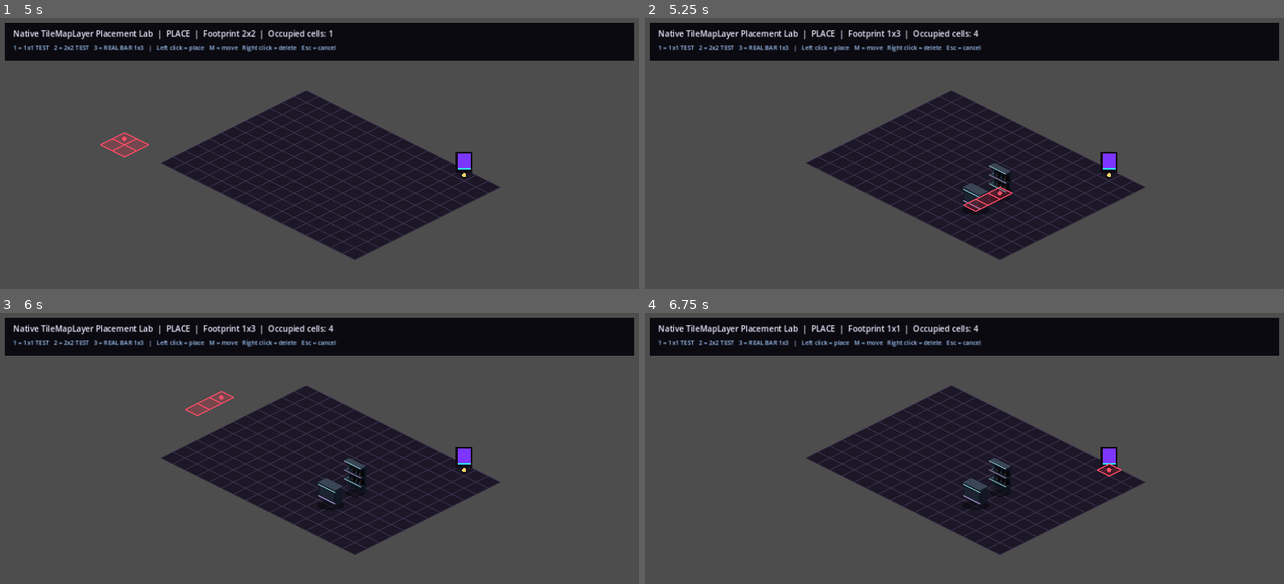
Above: before the commit, frames 1-4 (two rows, left to right).
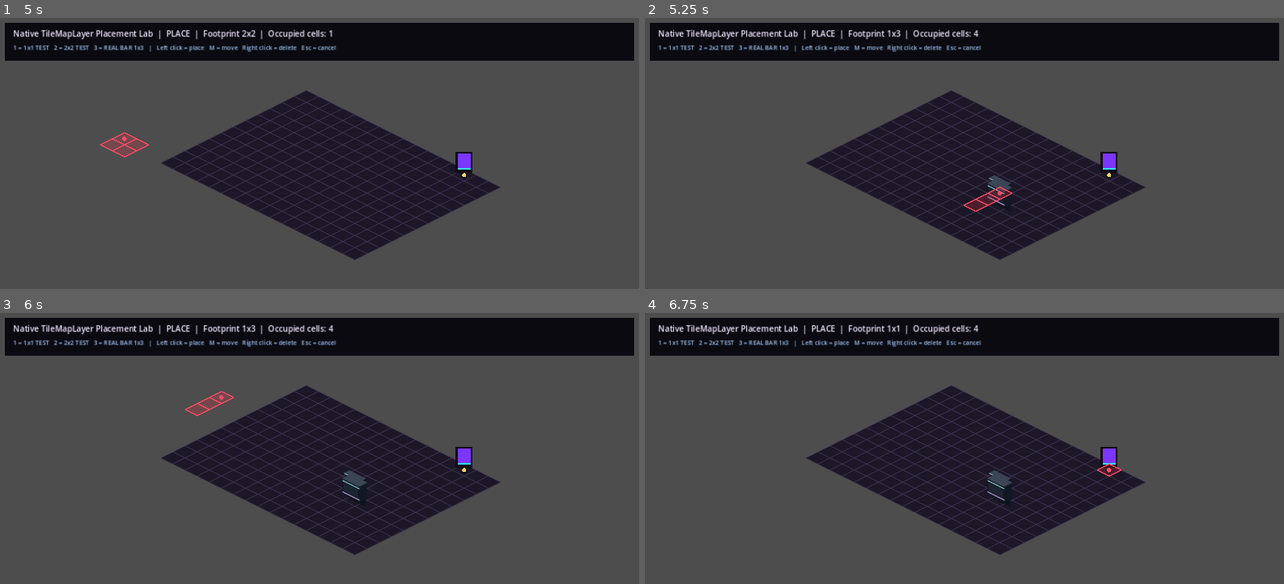
Above: after the commit, the same moments.

Repository: 22crob/Nightclub-City
Game: Godot game, scene res://scenes/testing/PlacementLab.tscn
Same seed, same stepped clock (60 frames per second), same inputs: the game is played once before the commit and once after it.
Inputs (mouse positions are in pixels of both pictures, inside the frame that each line leads up to):
- Up to frame 1 (5 s): tap Enter at 0.5, 2, 3.5 s; move the mouse to (460, 177) at 0.52 s; tap 1 at 0.6, 3.6 s; click (460, 177) at 0.67 s; tap Space at 1.25, 2.75, 4.25 s; move the mouse to (191, 213) at 1.27 s; tap 2 at 1.35, 4.35 s; click (191, 213) at 1.42 s; move the mouse to (383, 115) at 2.02 s; tap 3 at 2.1 s; click (383, 115) at 2.17 s; move the mouse to (287, 270) at 2.77 s; tap M at 2.85 s; click (287, 270) at 2.92 s; move the mouse to (511, 251) at 3.52 s; click (511, 251) at 3.67 s; move the mouse to (127, 142) at 4.27 s; click (127, 142) at 4.42 s
- Up to frame 2 (5.25 s): move the mouse to (996, 196) at 5.02 s; tap 3 at 5.1 s; click (996, 196) at 5.17 s
- Up to frame 3 (6 s): move the mouse to (223, 399) at 5.77 s; tap M at 5.85 s; click (223, 399) at 5.92 s
- Up to frame 4 (6.75 s): move the mouse to (1105, 472) at 6.52 s; tap 1 at 6.6 s; click (1105, 472) at 6.67 s

Frame 1 is identical in both runs. In frame 2, 0.4% of the frame differs, in the area x 49-58%, y 53-73%; in frame 3, 0.4%; in frame 4, 0.4%.
Error after the commit: Invalid assignment of property or key 'position' with value of type 'Vector2' on a base object of type 'null instance'. (res://scripts/bar01.gd:34)

Commit message:
Add explicit Bar01 visual ground anchors

Diff:
--- a/godot_v2/scripts/bar01.gd
+++ b/godot_v2/scripts/bar01.gd
@@ -1,3 +1,4 @@
+class_name Bar01
 extends FurnitureBase
 
 const BAR_TEXTURE: Texture2D = preload("res://assets/furniture/bar_module_01.png")
@@ -6,9 +7,14 @@
 
 @onready var shelf_sprite: Sprite2D = $ShelfSprite
 @onready var counter_sprite: Sprite2D = $CounterSprite
+@onready var shelf_ground_anchor: Marker2D = $ShelfGroundAnchor
+@onready var bartender_row_marker: Marker2D = $BartenderRowMarker
+@onready var counter_ground_anchor: Marker2D = $CounterGroundAnchor
 
 static var _cached_shelf_texture: Texture2D
 static var _cached_counter_texture: Texture2D
+static var _cached_shelf_contact_local := Vector2.ZERO
+static var _cached_counter_contact_local := Vector2.ZERO
 
 func _ready() -> void:
 	footprint = BAR_FOOTPRINT
@@ -24,32 +30,49 @@
 	if grid_layer == null:
 		return
 
-	var shelf_contact := _ground_contact(anchor_cell)
-	var counter_contact := _ground_contact(anchor_cell + Vector2i(0, COUNTER_ROW))
+	# Shelf belongs to the back-wall seam of row 0.
+	shelf_ground_anchor.position = _back_wall_contact(anchor_cell)
+
+	# Bartender occupies the middle logical row.
+	bartender_row_marker.position = _cell_center(anchor_cell + Vector2i(0, 1))
+
+	# Counter is grounded on the customer-facing vertex of row 2.
+	counter_ground_anchor.position = _floor_front_contact(anchor_cell + Vector2i(0, COUNTER_ROW))
 
 	if shelf_sprite.texture != null:
-		shelf_sprite.position = shelf_contact - Vector2(0.0, shelf_sprite.texture.get_height() * 0.5)
+		shelf_sprite.position = shelf_ground_anchor.position - _cached_shelf_contact_local
 	if counter_sprite.texture != null:
-		counter_sprite.position = counter_contact - Vector2(0.0, counter_sprite.texture.get_height() * 0.5)
+		counter_sprite.position = counter_ground_anchor.position - _cached_counter_contact_local
 
 	queue_redraw()
 
-func _ground_contact(cell: Vector2i) -> Vector2:
-	var cell_center := grid_layer.map_to_local(cell) - position
-	var half_tile_height := float(grid_layer.tile_set.tile_size.y) * 0.5
-	# map_to_local() returns the center of an isometric diamond. Furniture art
-	# needs its base on the front/bottom vertex of that diamond, not its center.
-	return cell_center + Vector2(0.0, half_tile_height)
+func _cell_center(cell: Vector2i) -> Vector2:
+	return grid_layer.map_to_local(cell) - position
+
+func _back_wall_contact(cell: Vector2i) -> Vector2:
+	var center := _cell_center(cell)
+	var half_w := float(grid_layer.tile_set.tile_size.x) * 0.5
+	var half_h := float(grid_layer.tile_set.tile_size.y) * 0.5
+
+	# For the y=0 back boundary, the wall seam is the upper-right edge of the
+	# isometric diamond. Its midpoint is the physical shelf/floor contact point.
+	return center + Vector2(half_w * 0.5, -half_h * 0.5)
+
+func _floor_front_contact(cell: Vector2i) -> Vector2:
+	var center := _cell_center(cell)
+	var half_h := float(grid_layer.tile_set.tile_size.y) * 0.5
+	return center + Vector2(0.0, half_h)
 
 func _draw() -> void:
 	if grid_layer == null:
 		return
 
-	var shelf_contact := _ground_contact(anchor_cell)
-	var counter_contact := _ground_contact(anchor_cell + Vector2i(0, COUNTER_ROW))
-
-	_draw_contact_shadow(shelf_contact - Vector2(0, 2), 20.0)
-	_draw_contact_shadow(counter_contact - Vector2(0, 2), 27.0)
+	_draw_contact_shadow(shelf_ground_anchor.position + Vector2(1, 1), 18.0)
+	_draw_contact_shadow(counter_ground_anchor.position - Vector2(0, 2), 27.0)
+
+	# Tiny calibration dots make the two real anchors visible in the lab.
+	draw_circle(shelf_ground_anchor.position, 2.5, Color(0.25, 0.90, 1.0, 0.95))
+	draw_circle(counter_ground_anchor.position, 2.5, Color(1.0, 0.55, 0.25, 0.95))
 
 func _draw_contact_shadow(contact: Vector2, radius: float) -> void:
 	draw_set_transform(contact, 0.0, Vector2(1.0, 0.34))
@@ -177,13 +200,60 @@
 		_fallback_to_full_texture()
 		return
 
-	_cached_shelf_texture = ImageTexture.create_from_image(shelf_image.get_region(shelf_rect))
-	_cached_counter_texture = ImageTexture.create_from_image(counter_image.get_region(counter_rect))
+	var shelf_region := shelf_image.get_region(shelf_rect)
+	var counter_region := counter_image.get_region(counter_rect)
+
+	_cached_shelf_texture = ImageTexture.create_from_image(shelf_region)
+	_cached_counter_texture = ImageTexture.create_from_image(counter_region)
+	_cached_shelf_contact_local = _find_visual_ground_contact(shelf_region)
+	_cached_counter_contact_local = _find_visual_ground_contact(counter_region)
+
 	shelf_sprite.texture = _cached_shelf_texture
 	counter_sprite.texture = _cached_counter_texture
+
+func _find_visual_ground_contact(image: Image) -> Vector2:
+	var width := image.get_width()
+	var height := image.get_height()
+	var bottom_y := -1
+
+	for y in range(height - 1, -1, -1):
+		var found := false
+		for x in range(width):
+			if image.get_pixel(x, y).a > 0.05:
+				found = true
+				break
+		if found:
+			bottom_y = y
+			break
+
+	if bottom_y < 0:
+		return Vector2.ZERO
+
+	# Average the bottom few opaque rows so a single anti-aliased corner pixel
+	# cannot become the furniture's pivot.
+	var x_sum := 0.0
+	var sample_count := 0
+	var band_start := maxi(0, bottom_y - 3)
+	for y in range(band_start, bottom_y + 1):
+		for x in range(width):
+			if image.get_pixel(x, y).a > 0.15:
+				x_sum += float(x)
+				sample_count += 1
+
+	var contact_x := float(width) * 0.5
+	if sample_count > 0:
+		contact_x = x_sum / float(sample_count)
+
+	# Sprite2D is centered, so convert the visual pixel into local sprite space.
+	return Vector2(
+		contact_x - float(width) * 0.5,
+		float(bottom_y) - float(height) * 0.5
+	)
 
 func _fallback_to_full_texture() -> void:
 	_cached_shelf_texture = BAR_TEXTURE
 	_cached_counter_texture = null
+	_cached_shelf_contact_local = _find_visual_ground_contact(BAR_TEXTURE.get_image())
+	_cached_counter_contact_local = Vector2.ZERO
 	shelf_sprite.texture = BAR_TEXTURE
 	counter_sprite.texture = null
